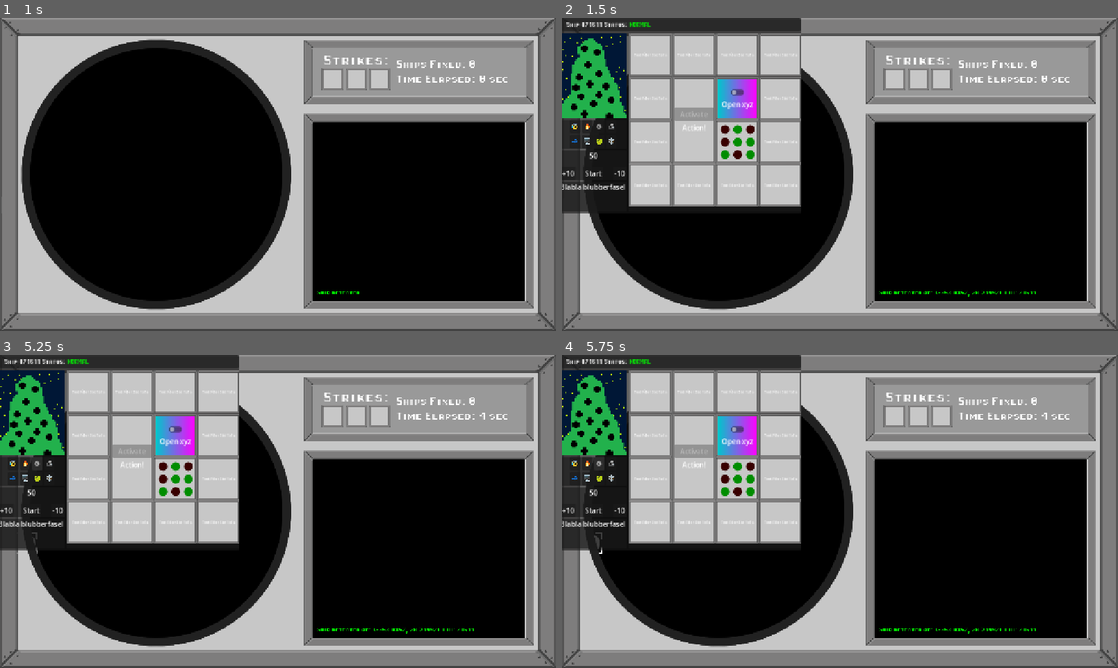
Above: before the commit, frames 1-4 (two rows, left to right).
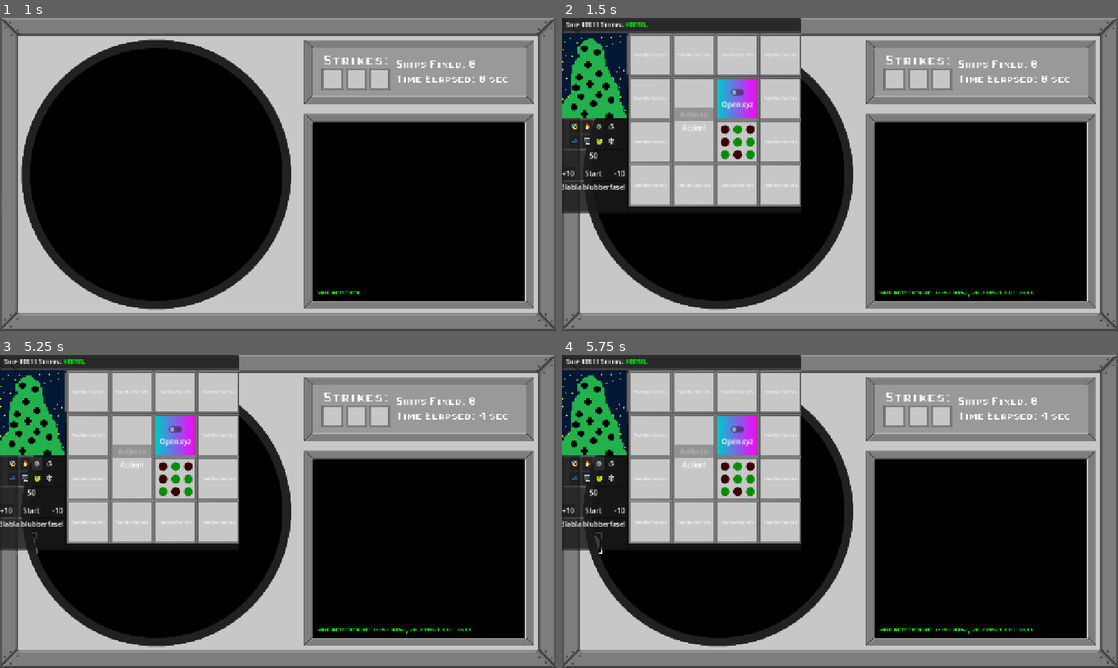
Above: after the commit, the same moments.

Repository: MisterIXI/godot-wildjam-98
Game: Godot game, scene res://scenes/menu/main_menu.tscn
Same seed, same stepped clock (60 frames per second), same inputs: the game is played once before the commit and once after it. The engine's default icon, where the game draws it, is replaced by a stand-in: a white triangle on a blue panel in a dark square. Sound files missing from this copy of the repository are replaced by a short silence.
Inputs (mouse positions are in pixels of both pictures, inside the frame that each line leads up to):
- Up to frame 1 (1 s): click "Start" at 0.5 s
- Up to frame 2 (1.5 s): tap Enter at 1.25 s; drag from (567, 205) to (895, 105) at 1.27 s
- Up to frame 3 (5.25 s): click "Start" at 2 s; click "Start" at 2.75 s; click "😰" at 3.5 s; click "🔥" at 4.25 s; click "⚙️" at 5 s
- Up to frame 4 (5.75 s): no input

Frame 1 is identical in both runs. In frame 2, 0.1% of the frame differs, in the area x 4-86%, y 1-89%; in frame 3, 0.1%; in frame 4, 0.1%.

Commit message:
reduced ship id length from 5 to 4

Diff:
--- a/space-ship-support/scenes/radar/radar.gd
+++ b/space-ship-support/scenes/radar/radar.gd
@@ -22,9 +22,9 @@
 	add_child(new_ship)
 	new_ship.destroyed.connect(on_ship_destroyed)
 	new_ship.position = spawn_pos
-	var new_id = randi_range(10000,99999)
+	var new_id = randi_range(1000,9999)
 	while current_ids.has(new_id):
-		new_id = randi_range(10000,99999)
+		new_id = randi_range(1000,9999)
 	current_ids.append(new_id)
 	new_ship.ship_id = str(new_id)
 	new_ship.ship_speed = 12.0 + randf() * game_manager.get_max_ship_speed_bonus()
--- a/space-ship-support/scenes/window/ship_window.tscn
+++ b/space-ship-support/scenes/window/ship_window.tscn
@@ -1,7 +1,6 @@
 [gd_scene format=3 uid="uid://b5pk7vgajiv42"]
 
 [ext_resource type="Script" uid="uid://dpcjujgxs4apa" path="res://scenes/window/ship_window.gd" id="1_4j3jj"]
-[ext_resource type="Texture2D" uid="uid://byqodh57uugor" path="res://icon.svg" id="2_0osky"]
 [ext_resource type="FontFile" uid="uid://bbwwkkjcgbkgq" path="res://assets/fonts/PixelOperatorHBSC.ttf" id="2_obuqq"]
 [ext_resource type="Script" uid="uid://dshtwxgqpcyej" path="res://scenes/window/dude_tex_rect.gd" id="4_30j56"]
 [ext_resource type="Texture2D" uid="uid://d33n1qrupesbq" path="res://assets/9slice_base.png" id="4_lnte3"]
@@ -90,7 +89,7 @@
 
 [node name="CharacterTexRect" type="TextureRect" parent="ContentMarginContainer/HBoxContainer/InfoMarginContainer/InfoVBox/CharacterPanel" unique_id=1499784406]
 layout_mode = 2
-texture = ExtResource("2_0osky")
+texture = ExtResource("5_shi57")
 script = ExtResource("4_30j56")
 dudes = Array[Texture2D]([ExtResource("5_shi57"), ExtResource("6_fi41h"), ExtResource("7_k6qn7"), ExtResource("8_hlxdo" …(377 unchanged characters)…
 
